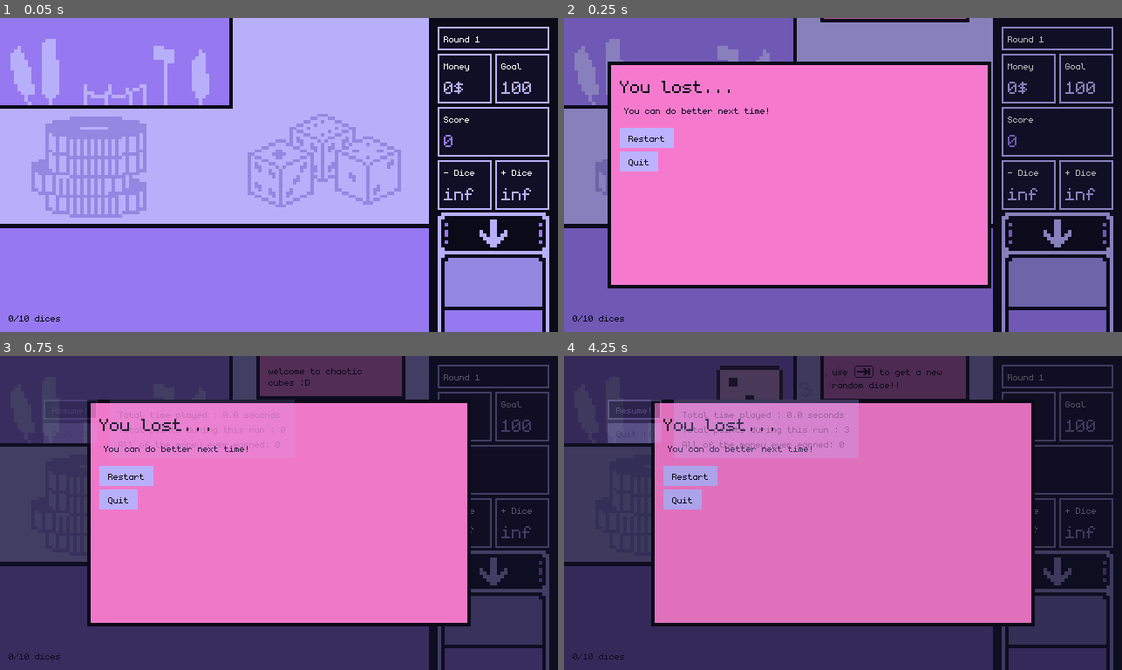
Above: before the commit, frames 1-4 (two rows, left to right).
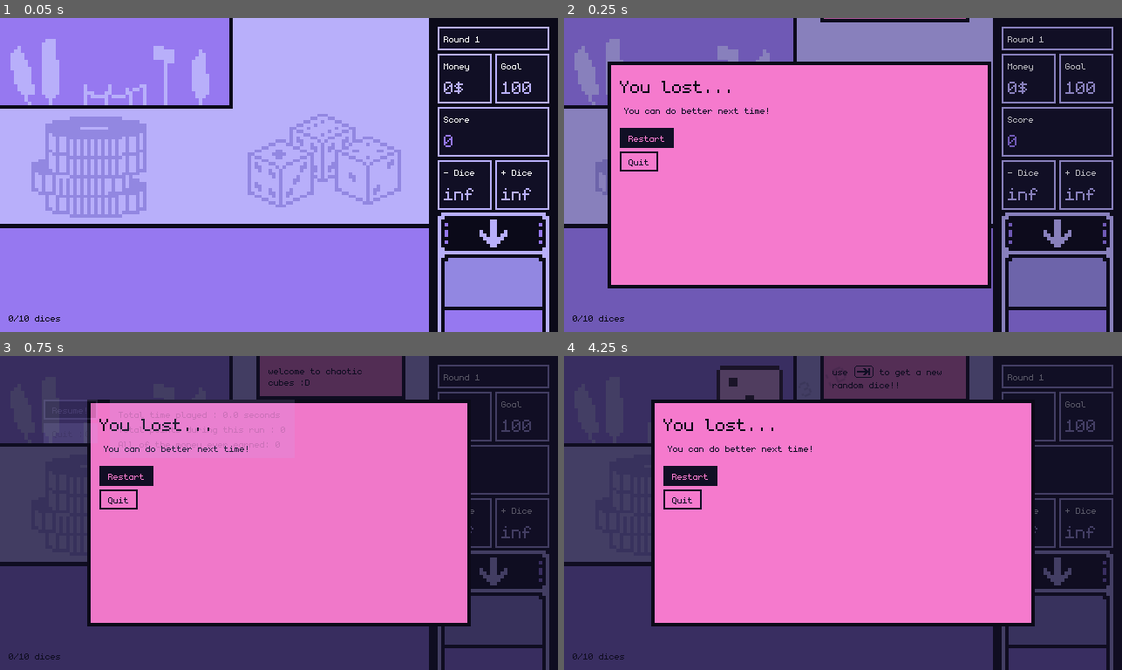
Above: after the commit, the same moments.

Repository: espcaa/chaotic-cubes
Game: Godot game, scene res://scenes/game_ui.tscn
Two runs of this game, one before a commit and one after it. Both use one fixed random seed, a clock stepped at 60 frames per second and the inputs below. This scene is started directly instead of the project's main scene. Sound files missing from this copy of the repository are replaced by a short silence.
Inputs:
- Up to frame 1 (0.05 s): no input
- Up to frame 2 (0.25 s): no input
- Up to frame 3 (0.75 s): tap Enter (play) at 0.5, 0.6 s; hold D (right) from 0.53 s (still down)
- Up to frame 4 (4.25 s): tap Space at 1.25 s; release D (right) at 1.28 s; hold A (left) 1.28-2.03 s; tap Tab (draw) at 1.35 s; tap Enter (play) at 1.55, 2.1, 3.05, 3.5, 3.6 s; hold D (right) 2.03-2.78 s; hold Up (ui_up) 2.78-3.53 s; tap Down (remove_dice) at 2.85 s; hold A (left) from 3.53 s (still down); tap Escape (pause) at 4.15 s

Frame 1 is identical in both runs. In frame 2, 1.0% of the frame differs, in the area x 10-20%, y 35-49%; in frame 3, 1.0%; in frame 4, 8.0%, in the area x 7-53%, y 13-49%.

Commit message:
improved buttons and made them working for the lose menu

Diff:
--- a/scenes/custom_button.gd
+++ b/scenes/custom_button.gd
@@ -1,9 +1,12 @@
 extends Button
 
-enum ColorRole { CUSTOM, PRIMARY, ACCENT, BACKGROUND, SECONDARY }
+enum ColorRole { CUSTOM, PRIMARY, ACCENT, BACKGROUND, SECONDARY, ERROR }
 
 @export var bg_color: ColorRole = ColorRole.PRIMARY
 @export var text_color: ColorRole = ColorRole.SECONDARY
+
+@export var non_focused_outline_removed: bool = false
+@export var focused_outline_removed: bool = false
 
 # Optional custom colors
 @export var custom_bg_color: Color = Color.TRANSPARENT
@@ -53,7 +56,7 @@
 	var style_normal := StyleBoxFlat.new()
 	style_normal.bg_color = bg_color_real
 	style_normal.set_border_width_all(2)
-	style_normal.border_color = bg_color_real
+	style_normal.border_color = font_color_real
 	style_normal.set_corner_radius_all(8)
 	style_normal.content_margin_left = 10
 	style_normal.content_margin_right = 10
@@ -62,10 +65,16 @@
 	style_normal.set_corner_radius_all(0)
 	add_theme_stylebox_override("normal", style_normal)
 
+	if non_focused_outline_removed:
+		style_normal.border_color = bg_color_real
+
 	# Hover
 	var style_hover := style_normal.duplicate() as StyleBoxFlat
 	style_hover.bg_color = hover_color_real
 	style_hover.border_color = bg_color_real
+
+	if focused_outline_removed:
+		style_hover.border_color = hover_color_real
 
 	stylebox_hover = style_hover
 	stylebox_normal = style_normal
@@ -81,6 +90,8 @@
 			return Palette.get_color("background")
 		ColorRole.SECONDARY:
 			return Palette.get_color("secondary")
+		ColorRole.ERROR:
+			return Palette.get_color("error")
 		ColorRole.CUSTOM:
 			return custom
 		_:
--- a/scenes/focus_container.gd
+++ b/scenes/focus_container.gd
@@ -3,7 +3,7 @@
 var buttons: Array[Button] = []
 var focused_index: int = 0
 
-var active = true
+@export var active = true
 @export var inactive_when_paused: bool = false
 
 
--- a/scenes/game_ui.gd
+++ b/scenes/game_ui.gd
@@ -42,10 +42,10 @@
 
 func lose():
 	# lose :(
-	if not lost:
+	if not lost and not won:
 		UserData.paused = true
 		lost = true
-		$AnimationPlayer.play("lose")
+		%LoseMenu.play_lose_animation()
 
 
 func win():
--- a/scenes/game_ui.tscn
+++ b/scenes/game_ui.tscn
@@ -9,6 +9,7 @@
 [ext_resource type="PackedScene" uid="uid://cbmn5tiw3fr6c" path="res://scenes/custom_label.tscn" id="5_djwj0"]
 [ext_resource type="PackedScene" uid="uid://7brptgis72d4" path="res://scenes/dice_machine.tscn" id="8_3huio"]
 [ext_resource type="PackedScene" uid="uid://yj154fkhlqwi" path="res://scenes/background_rect.tscn" id="11_5kh4o"]
+[ext_resource type="PackedScene" uid="uid://d3p4cimwop1pv" path="res://scenes/lose_menu.tscn" id="11_s2npe"]
 [ext_resource type="PackedScene" uid="uid://4ql4svkmakt2" path="res://scenes/tutorial.tscn" id="12_s2npe"]
 [ext_resource type="PackedScene" uid="uid://8ko1cxls3xj4" path="res://scenes/pause_menu.tscn" id="13_g2v8e"]
 
@@ -18,7 +19,7 @@
 tracks/0/type = "value"
 tracks/0/imported = false
 tracks/0/enabled = true
-tracks/0/path = NodePath("lose_menu/colored_container:modulate")
+tracks/0/path = NodePath("BonusLabel:modulate")
 tracks/0/interp = 1
 tracks/0/loop_wrap = true
 tracks/0/keys = {
@@ -30,66 +31,32 @@
 tracks/1/type = "bezier"
 tracks/1/imported = false
 tracks/1/enabled = true
-tracks/1/path = NodePath("lose_menu/MarginContainer:position:x")
+tracks/1/path = NodePath("BonusLabel:position:x")
 tracks/1/interp = 1
 tracks/1/loop_wrap = true
 tracks/1/keys = {
 "handle_modes": PackedInt32Array(0),
-"points": PackedFloat32Array(-720, -0.25, 0, 0.25, 0),
+"points": PackedFloat32Array(168, -0.25, 0, 0.25, 0),
 "times": PackedFloat32Array(0)
 }
 tracks/2/type = "bezier"
 tracks/2/imported = false
 tracks/2/enabled = true
-tracks/2/path = NodePath("lose_menu/MarginContainer:position:y")
+tracks/2/path = NodePath("BonusLabel:position:y")
 tracks/2/interp = 1
 tracks/2/loop_wrap = true
 tracks/2/keys = {
 "handle_modes": PackedInt32Array(0),
-"points": PackedFloat32Array(0, -0.25, 0, 0.25, 0),
+"points": PackedFloat32Array(122, -0.25, 0, 0.25, 0),
 "times": PackedFloat32Array(0)
 }
-tracks/3/type = "value"
+tracks/3/type = "bezier"
 tracks/3/imported = false
 tracks/3/enabled = true
-tracks/3/path = NodePath("BonusLabel:modulate")
+tracks/3/path = NodePath("BonusLabel:rotation")
 tracks/3/interp = 1
 tracks/3/loop_wrap = true
 tracks/3/keys = {
-"times": PackedFloat32Array(0),
-"transitions": PackedFloat32Array(1),
-"update": 0,
-"values": [Color(1, 1, 1, 0)]
-}
-tracks/4/type = "bezier"
-tracks/4/imported = false
-tracks/4/enabled = true
-tracks/4/path = NodePath("BonusLabel:position:x")
-tracks/4/interp = 1
-tracks/4/loop_wrap = true
-tracks/4/keys = {
-"handle_modes": PackedInt32Array(0),
-"points": PackedFloat32Array(168, -0.25, 0, 0.25, 0),
-"times": PackedFloat32Array(0)
-}
-tracks/5/type = "bezier"
-tracks/5/imported = false
-tracks/5/enabled = true
-tracks/5/path = NodePath("BonusLabel:position:y")
-tracks/5/interp = 1
-tracks/5/loop_wrap = true
-tracks/5/keys = {
-"handle_modes": PackedInt32Array(0),
-"points": PackedFloat32Array(122, -0.25, 0, 0.25, 0),
-"times": PackedFloat32Array(0)
-}
-tracks/6/type = "bezier"
-tracks/6/imported = false
-tracks/6/enabled = true
-tracks/6/path = NodePath("BonusLabel:rotation")
-tracks/6/interp = 1
-tracks/6/loop_wrap = true
-tracks/6/keys = {
 "handle_modes": PackedInt32Array(0),
 "points": PackedFloat32Array(-0.513133, -0.25, 0, 0.25, 0),
 "times": PackedFloat32Array(0)
@@ -141,44 +108,6 @@
 "handle_modes": PackedInt32Array(0, 0),
 "points": PackedFloat32Array(-0.513133, -0.25, 0, 0.25, 0, -0.156381, -0.25, 0, 0.25, 0),
 "times": PackedFloat32Array(0, 0.466667)
-}
-
-[sub_resource type="Animation" id="Animation_3huio"]
-resource_name = "lose"
-length = 0.5
-tracks/0/type = "value"
-tracks/0/imported = false
-tracks/0/enabled = true
-tracks/0/path = NodePath("lose_menu/colored_container:modulate")
-tracks/0/interp = 1
-tracks/0/loop_wrap = true
-tracks/0/keys = {
-"times": PackedFloat32Array(0, 0.5),
-"transitions": PackedFloat32Array(1, 1),
-"update": 0,
-"values": [Color(1, 1, 1, 0), Color(1, 1, 1, 0.709804)]
-}
-tracks/1/type = "bezier"
-tracks/1/imported = false
-tracks/1/enabled = true
-tracks/1/path = NodePath("lose_menu/MarginContainer:position:x")
-tracks/1/interp = 1
-tracks/1/loop_wrap = true
-tracks/1/keys = {
-"handle_modes": PackedInt32Array(0, 0),
-"points": PackedFloat32Array(-720, -0.25, 0, 0.25, 0, 0, -0.25, 0, 0.25, 0),
-"times": PackedFloat32Array(0, 0.306698)
-}
-tracks/2/type = "bezier"
-tracks/2/imported = false
-tracks/2/enabled = true
-tracks/2/path = NodePath("lose_menu/MarginContainer:position:y")
-tracks/2/interp = 1
-tracks/2/loop_wrap = true
-tracks/2/keys = {
-"handle_modes": PackedInt32Array(0, 0),
-"points": PackedFloat32Array(0, -0.25, 0, 0.25, 0, 0, -0.25, 0, 0.25, 0),
-"times": PackedFloat32Array(0, 0.306698)
 }
 
 [sub_resource type="Animation" id="Animation_win"]
@@ -223,7 +152,6 @@
 _data = {
 &"RESET": SubResource("Animation_sjwyb"),
 &"combo_mult_text": SubResource("Animation_1kaiv"),
-&"lose": SubResource("Animation_3huio"),
 &"win": SubResource("Animation_win")
 }
 
@@ -564,9 +492,7 @@
 anchor_right = 1.0
 anchor_bottom = 1.0
 offset_left = -720.0
-offset_top = 1.0
 offset_right = -720.0
-offset_bottom = 1.0
 grow_horizontal = 2
 grow_vertical = 2
 mouse_filter = 2
@@ -627,99 +553,9 @@
 layout_mode = 2
 label_text = "Continue"
 
-[node name="lose_menu" type="Control" parent="."]
-z_index = 200
-layout_mode = 1
-anchors_preset = 15
-anchor_right = 1.0
-anchor_bottom = 1.0
-grow_horizontal = 2
-grow_vertical = 2
-mouse_filter = 2
-
-[node name="colored_container" parent="lose_menu" instance=ExtResource("1_yubou")]
-modulate = Color(1, 1, 1, 0)
-layout_mode = 1
-anchors_preset = 15
-anchor_right = 1.0
-anchor_bottom = 1.0
-offset_right = 0.0
-offset_bottom = 0.0
-grow_horizontal = 2
-grow_vertical = 2
-color_role = 3
-
-[node name="MarginContainer" type="MarginContainer" parent="lose_menu"]
-layout_mode = 1
-anchors_preset = 15
-anchor_right = 1.0
-anchor_bottom = 1.0
-offset_left = -720.0
-offset_right = -720.0
-grow_horizontal = 2
-grow_vertical = 2
-mouse_filter = 2
-theme_override_constants/margin_left = 100
-theme_override_constants/margin_top = 50
-theme_override_constants/margin_right = 100
-theme_override_constants/margin_bottom = 50
-
-[node name="colored_container" parent="lose_menu/MarginContainer" instance=ExtResource("1_yubou")]
-layout_mode = 2
-color_role = 5
-outline_enabled = true
-outline_color_role = 2
-outline_thickness = 4
-
-[node name="MarginContainer" type="MarginContainer" parent="lose_menu/MarginContainer/colored_container"]
-layout_mode = 2
-mouse_filter = 2
-theme_override_constants/margin_left = 10
-theme_override_constants/margin_top = 10
-theme_override_constants/margin_right = 10
-theme_override_constants/margin_bottom = 10
-
-[node name="VBoxContainer" type="VBoxContainer" parent="lose_menu/MarginContainer/colored_container/MarginContainer"]
-layout_mode = 2
-mouse_filter = 2
-
-[node name="CustomLabel" parent="lose_menu/MarginContainer/colored_container/MarginContainer/VBoxContainer" instance=ExtResource("5_djwj0")]
-layout_mode = 2
-color_role = 2
-font_size = 32
-label_text = "You lost..."
-
-[node name="MarginContainer" type="MarginContainer" parent="lose_menu/MarginContainer/colored_container/MarginContainer/VBoxContainer"]
-layout_mode = 2
-theme_override_constants/margin_left = 5
-theme_override_constants/margin_top = 5
-
-[node name="CustomLabel2" parent="lose_menu/MarginContainer/colored_container/MarginContainer/VBoxContainer/MarginContainer" instance=ExtResource("5_djwj0")]
-layout_mode = 2
-color_role = 3
-label_text = "You can do better next time!"
-
-[node name="MarginContainer2" type="MarginContainer" parent="lose_menu/MarginContainer/colored_container/MarginContainer/VBoxContainer"]
-layout_mode = 2
-size_flags_horizontal = 0
-mouse_filter = 2
-theme_override_constants/margin_top = 10
-
-[node name="resume_button" parent="lose_menu/MarginContainer/colored_container/MarginContainer/VBoxContainer/MarginContainer2" instance=ExtResource("4_1kaiv")]
-z_index = 100
-layout_mode = 2
-label_text = "Restart"
-
-[node name="MarginContainer3" type="MarginContainer" parent="lose_menu/MarginContainer/colored_container/MarginContainer/VBoxContainer"]
-layout_mode = 2
-size_flags_horizontal = 0
-mouse_filter = 2
-theme_override_constants/margin_top = 0
-
-[node name="resume_button" parent="lose_menu/MarginContainer/colored_container/MarginContainer/VBoxContainer/MarginContainer3" instance=ExtResource("4_1kaiv")]
-z_index = 100
-layout_mode = 2
-label_text = "Quit"
+[node name="LoseMenu" parent="." instance=ExtResource("11_s2npe")]
+unique_name_in_owner = true
+layout_mode = 1
 
 [node name="BonusLabel" parent="." instance=ExtResource("5_djwj0")]
 modulate = Color(1, 1, 1, 0)
--- /dev/null
+++ b/scenes/lose_menu.gd
@@ -0,0 +1,8 @@
+extends Control
+
+
+func play_lose_animation():
+	UserData.paused = true
+	UserData.can_pause = false
+	$AnimationPlayer.play("lose")
+	%LoseButtonContainer.active = true
--- /dev/null
+++ b/scenes/lose_menu.tscn
@@ -0,0 +1,196 @@
+[gd_scene load_steps=9 format=3 uid="uid://d3p4cimwop1pv"]
+
+[ext_resource type="Script" uid="uid://7jkns0g0fqr7" path="res://scenes/lose_menu.gd" id="1_p3vro"]
+[ext_resource type="PackedScene" uid="uid://c4x5tkis316mh" path="res://scenes/colored_container.tscn" id="1_umd70"]
+[ext_resource type="Script" uid="uid://bmx3ays57ef7r" path="res://scenes/focus_container.gd" id="2_p3vro"]
+[ext_resource type="PackedScene" uid="uid://cbmn5tiw3fr6c" path="res://scenes/custom_label.tscn" id="3_mmnfx"]
+[ext_resource type="PackedScene" uid="uid://d26hs8spvqyjy" path="res://scenes/custom_button.tscn" id="4_5i75y"]
+
+[sub_resource type="Animation" id="Animation_sjwyb"]
+resource_name = "RESET"
+length = 0.001
+tracks/0/type = "value"
+tracks/0/imported = false
+tracks/0/enabled = true
+tracks/0/path = NodePath("colored_container:modulate")
+tracks/0/interp = 1
+tracks/0/loop_wrap = true
+tracks/0/keys = {
+"times": PackedFloat32Array(0),
+"transitions": PackedFloat32Array(1),
+"update": 0,
+"values": [Color(1, 1, 1, 0)]
+}
+tracks/1/type = "bezier"
+tracks/1/imported = false
+tracks/1/enabled = true
+tracks/1/path = NodePath("MarginContainer:position:x")
+tracks/1/interp = 1
+tracks/1/loop_wrap = true
+tracks/1/keys = {
+"handle_modes": PackedInt32Array(0),
+"points": PackedFloat32Array(-720, -0.25, 0, 0.25, 0),
+"times": PackedFloat32Array(0)
+}
+tracks/2/type = "bezier"
+tracks/2/imported = false
+tracks/2/enabled = true
+tracks/2/path = NodePath("MarginContainer:position:y")
+tracks/2/interp = 1
+tracks/2/loop_wrap = true
+tracks/2/keys = {
+"handle_modes": PackedInt32Array(0),
+"points": PackedFloat32Array(0, -0.25, 0, 0.25, 0),
+"times": PackedFloat32Array(0)
+}
+
+[sub_resource type="Animation" id="Animation_3huio"]
+resource_name = "lose"
+length = 0.5
+tracks/0/type = "value"
+tracks/0/imported = false
+tracks/0/enabled = true
+tracks/0/path = NodePath("colored_container:modulate")
+tracks/0/interp = 1
+tracks/0/loop_wrap = true
+tracks/0/keys = {
+"times": PackedFloat32Array(0, 0.5),
+"transitions": PackedFloat32Array(1, 1),
+"update": 0,
+"values": [Color(1, 1, 1, 0), Color(1, 1, 1, 0.709804)]
+}
+tracks/1/type = "bezier"
+tracks/1/imported = false
+tracks/1/enabled = true
+tracks/1/path = NodePath("MarginContainer:position:x")
+tracks/1/interp = 1
+tracks/1/loop_wrap = true
+tracks/1/keys = {
+"handle_modes": PackedInt32Array(0, 0),
+"points": PackedFloat32Array(-720, -0.25, 0, 0.25, 0, 0, -0.25, 0, 0.25, 0),
+"times": PackedFloat32Array(0, 0.306698)
+}
+tracks/2/type = "bezier"
+tracks/2/imported = false
+tracks/2/enabled = true
+tracks/2/path = NodePath("MarginContainer:position:y")
+tracks/2/interp = 1
+tracks/2/loop_wrap = true
+tracks/2/keys = {
+"handle_modes": PackedInt32Array(0, 0),
+"points": PackedFloat32Array(0, -0.25, 0, 0.25, 0, 0, -0.25, 0, 0.25, 0),
+"times": PackedFloat32Array(0, 0.306698)
+}
+
+[sub_resource type="AnimationLibrary" id="AnimationLibrary_sjwyb"]
+_data = {
+&"RESET": SubResource("Animation_sjwyb"),
+&"lose": SubResource("Animation_3huio")
+}
+
+[node name="lose_menu" type="Control"]
+z_index = 200
+layout_mode = 3
+anchors_preset = 15
+anchor_right = 1.0
+anchor_bottom = 1.0
+grow_horizontal = 2
+grow_vertical = 2
+mouse_filter = 2
+script = ExtResource("1_p3vro")
+
+[node name="colored_container" parent="." instance=ExtResource("1_umd70")]
+modulate = Color(1, 1, 1, 0)
+layout_mode = 1
+anchors_preset = 15
+anchor_right = 1.0
+anchor_bottom = 1.0
+offset_right = 0.0
+offset_bottom = 0.0
+grow_horizontal = 2
+grow_vertical = 2
+color_role = 3
+
+[node name="MarginContainer" type="MarginContainer" parent="."]
+layout_mode = 1
+anchors_preset = 15
+anchor_right = 1.0
+anchor_bottom = 1.0
+offset_left = -720.0
+offset_right = -720.0
+grow_horizontal = 2
+grow_vertical = 2
+mouse_filter = 2
+theme_override_constants/margin_left = 100
+theme_override_constants/margin_top = 50
+theme_override_constants/margin_right = 100
+theme_override_constants/margin_bottom = 50
+
+[node name="colored_container" parent="MarginContainer" instance=ExtResource("1_umd70")]
+layout_mode = 2
+color_role = 5
+outline_enabled = true
+outline_color_role = 2
+outline_thickness = 4
+
+[node name="MarginContainer" type="MarginContainer" parent="MarginContainer/colored_container"]
+layout_mode = 2
+mouse_filter = 2
+theme_override_constants/margin_left = 10
+theme_override_constants/margin_top = 10
+theme_override_constants/margin_right = 10
+theme_override_constants/margin_bottom = 10
+
+[node name="LoseButtonContainer" type="VBoxContainer" parent="MarginContainer/colored_container/MarginContainer"]
+unique_name_in_owner = true
+layout_mode = 2
+mouse_filter = 2
+script = ExtResource("2_p3vro")
+active = false
+
+[node name="CustomLabel" parent="MarginContainer/colored_container/MarginContainer/LoseButtonContainer" instance=ExtResource("3_mmnfx")]
+layout_mode = 2
+color_role = 2
+font_size = 32
+label_text = "You lost..."
+
+[node name="MarginContainer" type="MarginContainer" parent="MarginContainer/colored_container/MarginContainer/LoseButtonContainer"]
+layout_mode = 2
+theme_override_constants/margin_left = 5
+theme_override_constants/margin_top = 5
+
+[node name="CustomLabel2" parent="MarginContainer/colored_container/MarginContainer/LoseButtonContainer/MarginContainer" instance=ExtResource("3_mmnfx")]
+layout_mode = 2
+color_role = 3
+label_text = "You can do better next time!"
+
+[node name="MarginContainer2" type="MarginContainer" parent="MarginContainer/colored_container/MarginContainer/LoseButtonContainer"]
+layout_mode = 2
+size_flags_horizontal = 0
+mouse_filter = 2
+theme_override_constants/margin_top = 10
+
+[node name="resume_button" parent="MarginContainer/colored_container/MarginContainer/LoseButtonContainer/MarginContainer2" instance=ExtResource("4_5i75y")]
+z_index = 100
+layout_mode = 2
+bg_color = 5
+focused_outline_removed = true
+label_text = "Restart"
+
+[node name="MarginContainer3" type="MarginContainer" parent="MarginContainer/colored_container/MarginContainer/LoseButtonContainer"]
+layout_mode = 2
+size_flags_horizontal = 0
+mouse_filter = 2
+theme_override_constants/margin_top = 0
+
+[node name="resume_button" parent="MarginContainer/colored_container/MarginContainer/LoseButtonContainer/MarginContainer3" instance=ExtResource("4_5i75y")]
+z_index = 100
+layout_mode = 2
+bg_color = 5
+focused_outline_removed = true
+label_text = "Quit"
+
+[node name="AnimationPlayer" type="AnimationPlayer" parent="."]
+libraries = {
+&"": SubResource("AnimationLibrary_sjwyb")
+}
--- a/scenes/main_menu.tscn
+++ b/scenes/main_menu.tscn
@@ -171,6 +171,7 @@
 
 [node name="custom_button" parent="Control2/MarginContainer/VBoxContainer/MarginContainer" instance=ExtResource("4_wu84c")]
 layout_mode = 2
+non_focused_outline_removed = true
 label_text = "Play!"
 
 [node name="MarginContainer2" type="MarginContainer" parent="Control2/MarginContainer/VBoxContainer"]
@@ -182,6 +183,7 @@
 
 [node name="quit_button" parent="Control2/MarginContainer/VBoxContainer/MarginContainer2" instance=ExtResource("4_wu84c")]
 layout_mode = 2
+non_focused_outline_removed = true
 label_text = "Quit"
 
 [node name="MarginContainer3" type="MarginContainer" parent="Control2"]
--- a/scenes/pause_menu.gd
+++ b/scenes/pause_menu.gd
@@ -3,7 +3,7 @@
 
 func _input(event: InputEvent) -> void:
 	# catch the "pause" action to toggle the pause menu
-	if Input.is_action_just_pressed("pause") and not event.echo:
+	if Input.is_action_just_pressed("pause") and not event.echo and not UserData.can_pause == false:
 		if UserData.paused == false:
 			pause_game()
 		else:
--- a/scenes/pause_menu.tscn
+++ b/scenes/pause_menu.tscn
@@ -112,10 +112,12 @@
 
 [node name="resume" parent="colored_container/MarginContainer/HBoxContainer/VBoxContainer" instance=ExtResource("2_myx47")]
 layout_mode = 2
+non_focused_outline_removed = true
 label_text = "Resume!"
 
 [node name="quit" parent="colored_container/MarginContainer/HBoxContainer/VBoxContainer" instance=ExtResource("2_myx47")]
 layout_mode = 2
+non_focused_outline_removed = true
 label_text = "Quit :("
 
 [node name="MarginContainer" type="MarginContainer" parent="colored_container/MarginContainer/HBoxContainer"]
--- a/scenes/user_data.gd
+++ b/scenes/user_data.gd
@@ -6,6 +6,7 @@
 var time_run: float = 0.0
 var timer_running: bool = false
 var money: int = 0
+var can_pause : bool = true
 
 @onready var RandomDiceManager = $RandomDiceManager
 
Not shown, added: scenes/lose_menu.gd.uid
